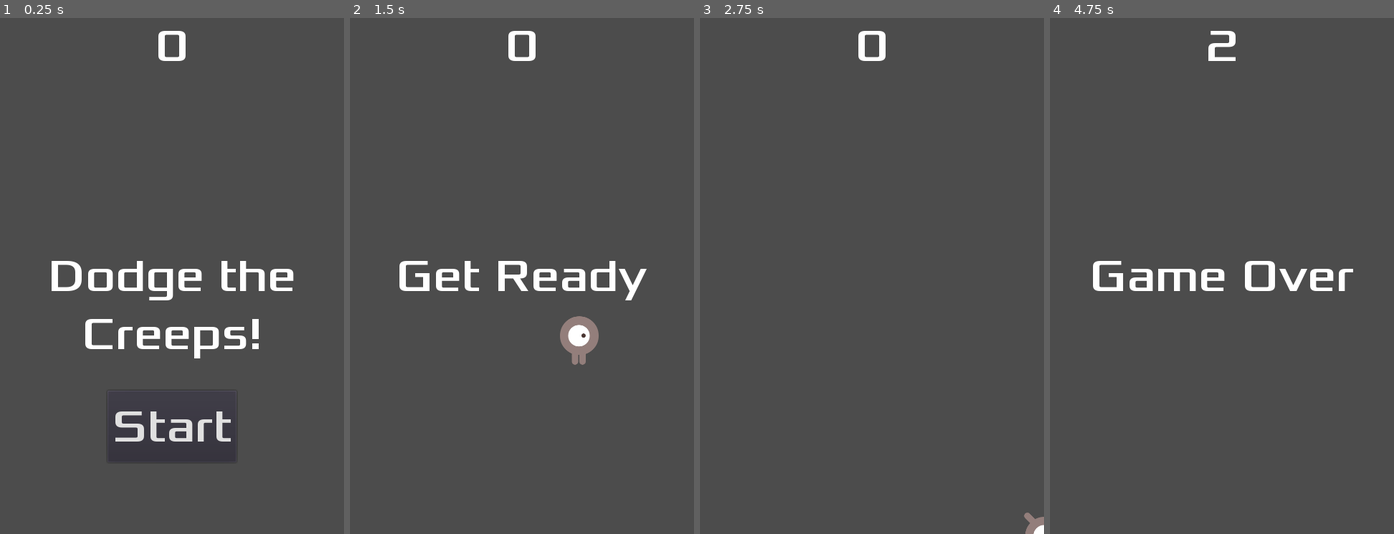
Above: before the commit, frames 1-4 (left to right).
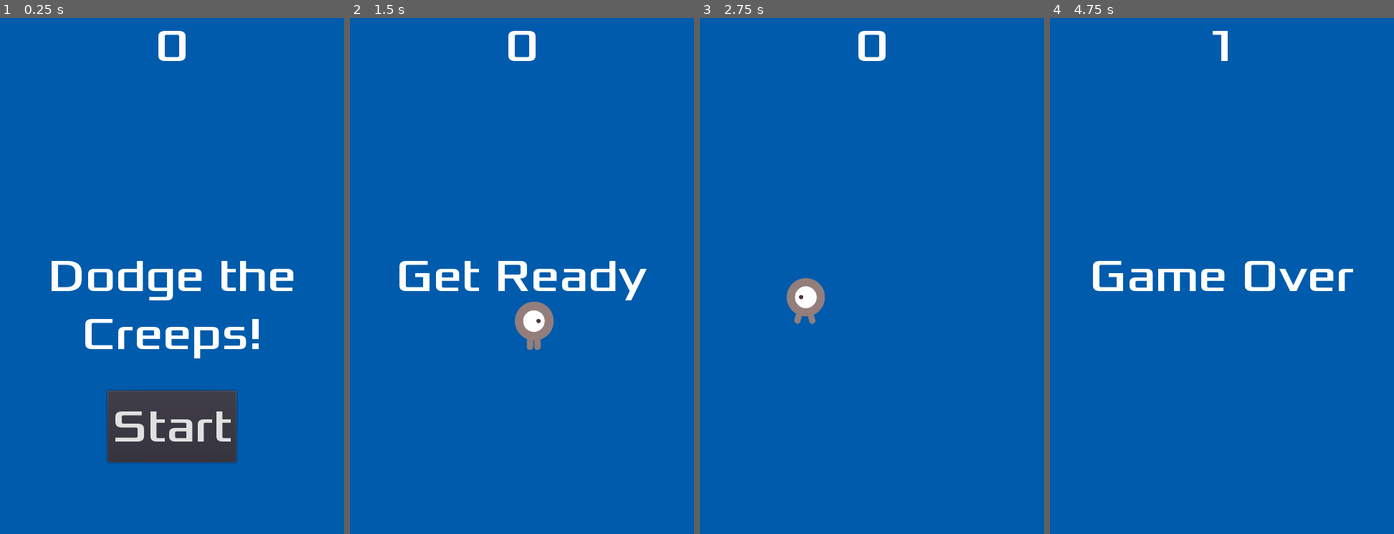
Above: after the commit, the same moments.

Repository: dhAlcojor/dodge
Game: Godot game, scene res://Main.tscn
Same seed, same stepped clock (60 frames per second), same inputs: the game is played once before the commit and once after it.
Inputs (mouse positions are in pixels of both pictures, inside the frame that each line leads up to):
- Up to frame 1 (0.25 s): no input
- Up to frame 2 (1.5 s): click "Start" at 0.5 s; tap Enter at 1.25 s; move the mouse to (597, 250) at 1.27 s; hold Right (ui_right) from 1.28 s (still down); click (597, 250) at 1.42 s
- Up to frame 3 (2.75 s): move the mouse to (803, 301) at 2.02 s; release Right (ui_right) at 2.03 s; hold Down (ui_down) from 2.03 s (still down); click (803, 301) at 2.17 s
- Up to frame 4 (4.75 s): move the mouse to (1256, 162) at 2.77 s; release Down (ui_down) at 2.78 s; hold Right (ui_right) 2.78-3.53 s; click (1256, 162) at 2.92 s; move the mouse to (1204, 379) at 3.52 s; hold Up (ui_up) 3.53-4.28 s; click (1204, 379) at 3.67 s; move the mouse to (1325, 353) at 4.27 s; hold Left (ui_left) from 4.28 s (still down); click (1325, 353) at 4.42 s

The runs differ from the first frame. In frame 1, 92% of the frame differs, in the area x 0-100%, y 0-100%; in frame 2, 98%; in frame 3, 100%; in frame 4, 98%.

Commit message:
Finishing touches

Diff:
--- a/HUD.tscn
+++ b/HUD.tscn
@@ -6,6 +6,12 @@
 [sub_resource type="DynamicFont" id=1]
 size = 64
 font_data = ExtResource( 1 )
+
+[sub_resource type="InputEventAction" id=2]
+action = "ui_select"
+
+[sub_resource type="ShortCut" id=3]
+shortcut = SubResource( 2 )
 
 [node name="HUD" type="CanvasLayer"]
 script = ExtResource( 2 )
@@ -41,6 +47,7 @@
 margin_right = 90.0
 margin_bottom = -100.0
 custom_fonts/font = SubResource( 1 )
+shortcut = SubResource( 3 )
 text = "Start"
 __meta__ = {
 "_edit_use_anchors_": false
--- a/Main.gd
+++ b/Main.gd
@@ -14,6 +14,8 @@
   $MobTimer.stop()
   $HUD.show_game_over()
   get_tree().call_group("mobs", "queue_free")
+  $Music.stop()
+  $DeathSound.play()
 
 
 func new_game():
@@ -22,6 +24,7 @@
   $StartTimer.start()
   $HUD.update_score(score)
   $HUD.show_message("Get Ready")
+  $Music.play()
 
 
 func _on_MobTimer_timeout():
--- a/Main.tscn
+++ b/Main.tscn
@@ -1,9 +1,11 @@
-[gd_scene load_steps=6 format=2]
+[gd_scene load_steps=8 format=2]
 
 [ext_resource path="res://Main.gd" type="Script" id=1]
 [ext_resource path="res://Mob.tscn" type="PackedScene" id=2]
 [ext_resource path="res://Player.tscn" type="PackedScene" id=3]
 [ext_resource path="res://HUD.tscn" type="PackedScene" id=4]
+[ext_resource path="res://art/House In a Forest Loop.ogg" type="AudioStream" id=5]
+[ext_resource path="res://art/gameover.wav" type="AudioStream" id=6]
 
 [sub_resource type="Curve2D" id=1]
 _data = {
@@ -13,6 +15,14 @@
 [node name="Main" type="Node"]
 script = ExtResource( 1 )
 Mob = ExtResource( 2 )
+
+[node name="ColorRect" type="ColorRect" parent="."]
+anchor_right = 1.0
+anchor_bottom = 1.0
+color = Color( 0, 0.360784, 0.678431, 1 )
+__meta__ = {
+"_edit_use_anchors_": false
+}
 
 [node name="Player" parent="." instance=ExtResource( 3 )]
 
@@ -36,6 +46,12 @@
 [node name="MobSpawnLocation" type="PathFollow2D" parent="MobPath"]
 position = Vector2( 1.86053, -3.0619 )
 rotation = 0.00850327
+
+[node name="Music" type="AudioStreamPlayer" parent="."]
+stream = ExtResource( 5 )
+
+[node name="DeathSound" type="AudioStreamPlayer" parent="."]
+stream = ExtResource( 6 )
 [connection signal="hit" from="Player" to="." method="game_over"]
 [connection signal="start_game" from="HUD" to="." method="new_game"]
 [connection signal="timeout" from="MobTimer" to="." method="_on_MobTimer_timeout"]
--- a/Player.gd
+++ b/Player.gd
@@ -4,6 +4,7 @@
 
 export var speed = 400
 var screen_size
+var target = Vector2()
 
 # Called when the node enters the scene tree for the first time.
 func _ready():
@@ -11,16 +12,15 @@
   hide()
 
 
+func _input(event):
+  if event is InputEventScreenTouch and event.is_pressed():
+    target = event.position
+
+
 func _process(delta):
   var velocity = Vector2()
-  if Input.is_action_pressed('ui_right'):
-    velocity.x += 1
-  if Input.is_action_pressed('ui_left'):
-    velocity.x -= 1
-  if Input.is_action_pressed('ui_down'):
-    velocity.y += 1
-  if Input.is_action_pressed('ui_up'):
-    velocity.y -= 1
+  if position.distance_to(target) > 10:
+    velocity = target - position
 
   if velocity.length() > 0:
     velocity = velocity.normalized() * speed
@@ -49,5 +49,6 @@
 
 func start(pos):
   position = pos
+  target = pos
   show()
   $CollisionShape2D.disabled = false
--- a/project.godot
+++ b/project.godot
@@ -23,8 +23,13 @@
 
 window/size/width=480
 window/size/height=720
+window/handheld/orientation="portrait"
 window/stretch/mode="2d"
 window/stretch/aspect="keep"
+
+[input_devices]
+
+pointing/emulate_touch_from_mouse=true
 
 [rendering]
 
Not shown: 1 places in HUD.tscn that only renumber resources
